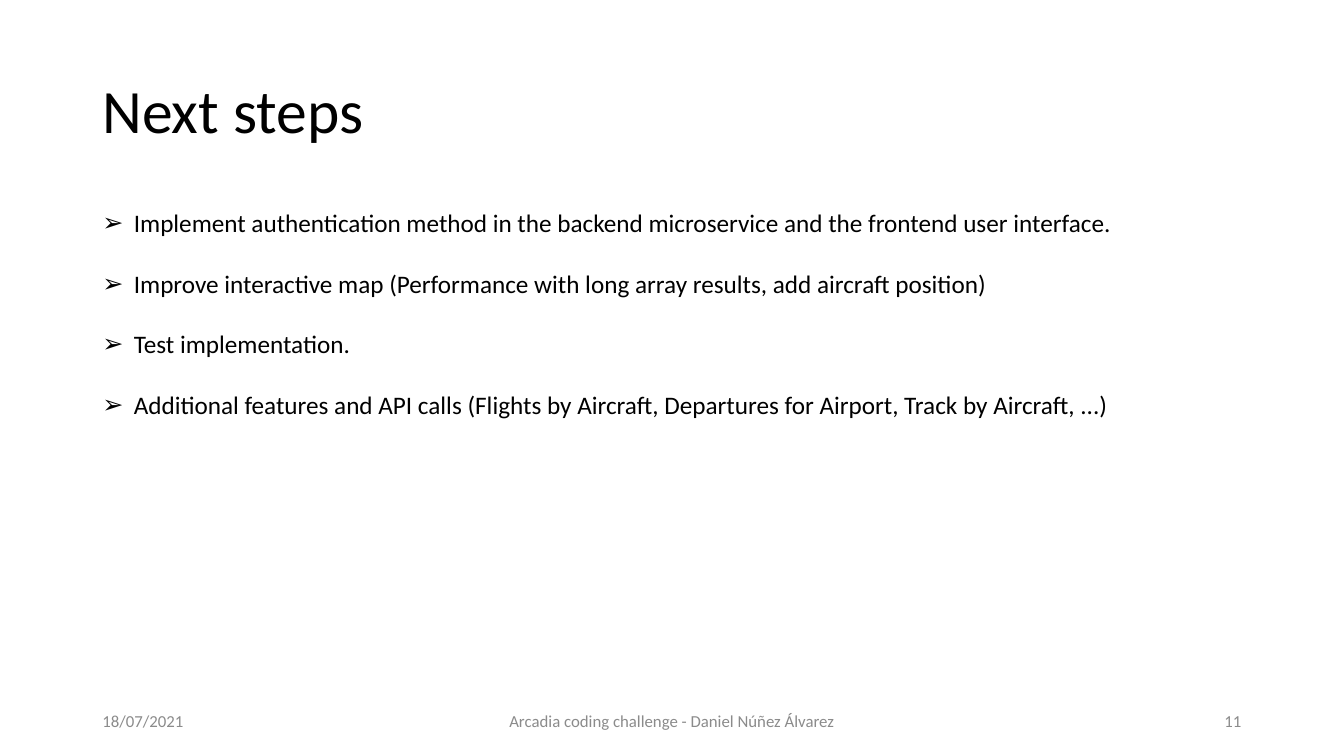
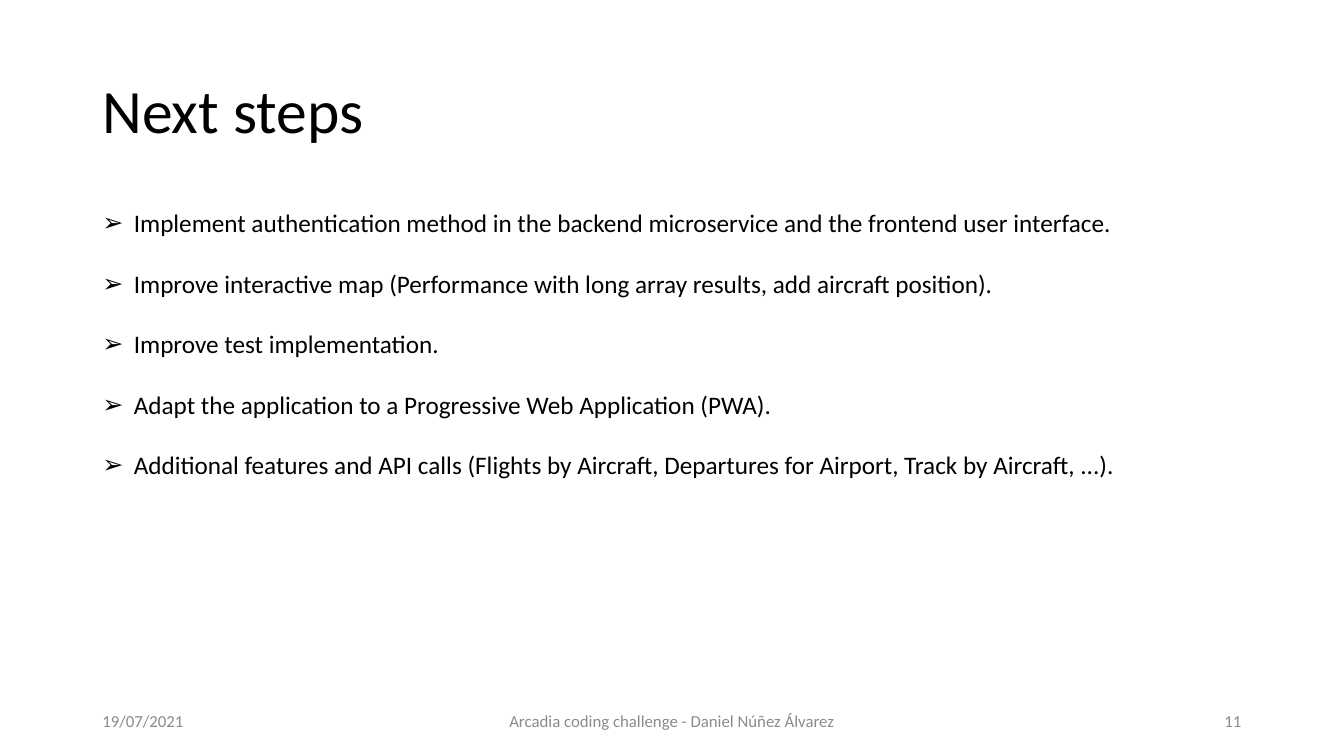
Before and after one commit to DanielNunezAlvarez/opensky, a slide deck: slide 11 of additionalMaterial/Arcadia coding challenge.pptx. Drawn at 1344x756 pixels with LibreOffice and Linux fonts; fonts in the diff are those of the drawing. Boxes give left, top, right and bottom in pixels: in the first picture for what was removed or moved away, otherwise in the second. Text is boxed around its words. In the diff, an @@ line names an element or a change of style, - is before the commit and + after.

```diff
--- a/additionalMaterial/Arcadia coding challenge.pptx
+++ b/additionalMaterial/Arcadia coding challenge.pptx
@@ text at <box>134,274,1074,479</box>: text changed @@
-➢ Improve interactive map (Performance with long array results, add aircraft position)
-➢ Test implementation.
-➢ Additional features and API calls (Flights by Aircraft, Departures for Airport, Track by Aircraft, ...)
+➢ Improve interactive map (Performance with long array results, add aircraft position).
+➢ Improve test implementation.
+➢ Adapt the application to a Progressive Web Application (PWA).
+➢ Additional features and API calls (Flights by Aircraft, Departures for Airport, Track by Aircraft, ...).
@@ text at <box>102,715,183,728</box>: text changed @@
-18/07/2021
+19/07/2021
```
Also in this commit, not shown: 9 other slides changed.
